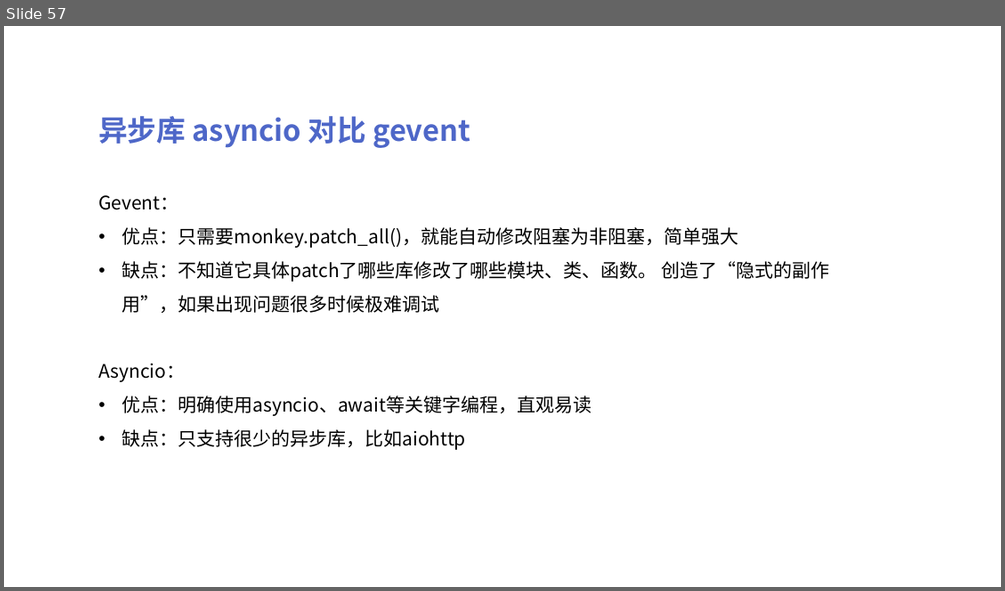
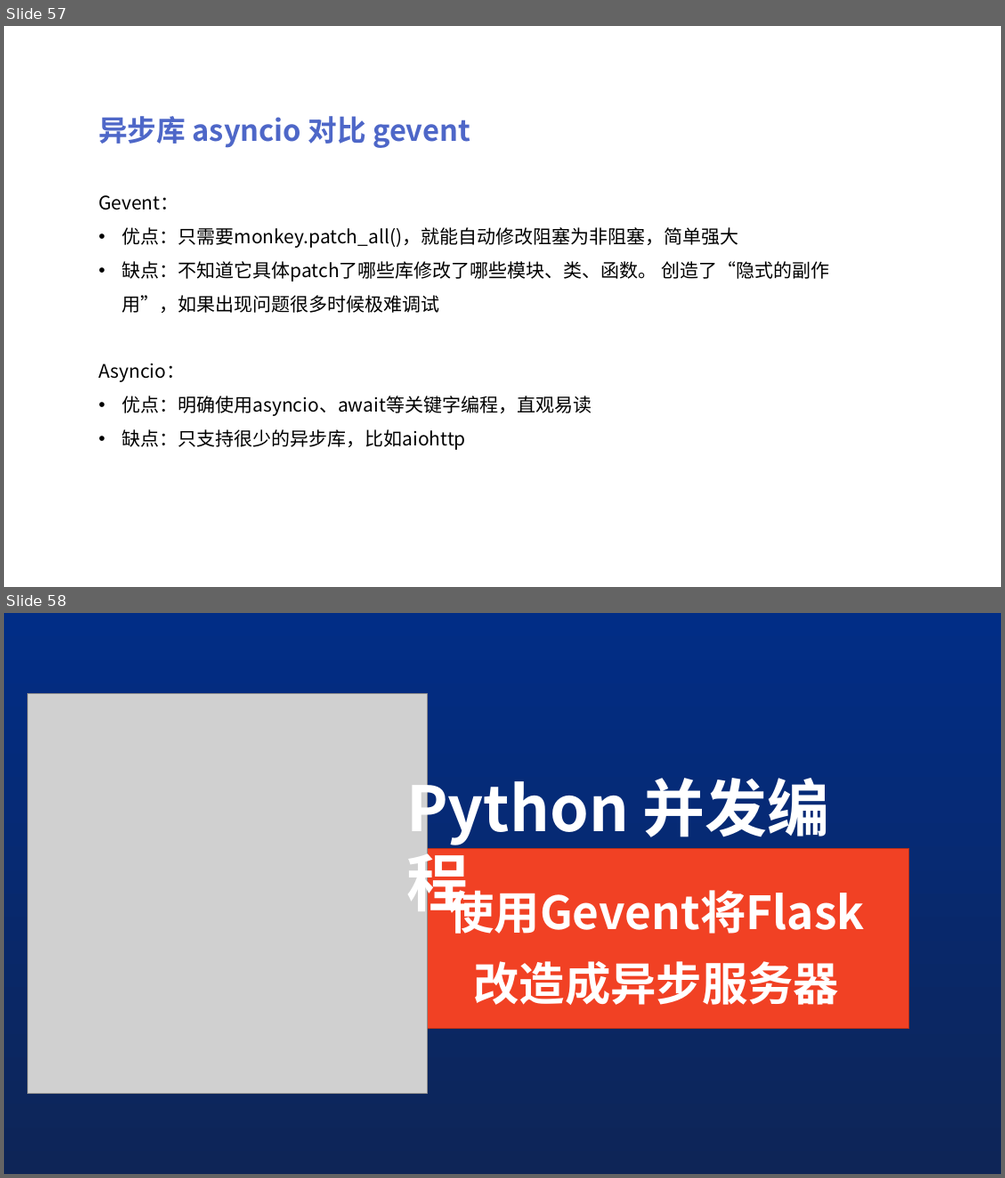
Before and after one commit to peiss/ant-learn-python-concurrent, a slide deck: Python并发编程简介.pptx. Shown one above the other, each under a label of ours: slide 57 before the commit, slides 57 and 58 after it. The pictures are 1005x591 and 1005x1178 pixels, drawn with LibreOffice and Linux fonts; fonts in the diff are those of the drawing; grey boxes stand for pictures. Boxes give left, top, right and bottom in pixels: in the first picture for what was removed or moved away, otherwise in the second. Text is boxed around its words. In the diff, an @@ line names an element or a change of style, - is before the commit and + after.

```diff
--- a/Python并发编程简介.pptx
+++ b/Python并发编程简介.pptx
@@ slide 58 added at (4, 613, 1001, 1174), background gradient #012D86 to #0E2557 @@
@@ picture added at (28, 694, 428, 1093) @@
@@ text added at (406, 768, 830, 921), 60 pt, text #FFFFFF, bold @@
+Python 并发编程
@@ title added at (404, 849, 909, 1029), fill #F14124, outline #B2301B 1 pt, 44 pt, text #FFFFFF, bold @@
+使用Gevent将Flask
+改造成异步服务器
```
Also in this commit, not shown: 3 other files.
